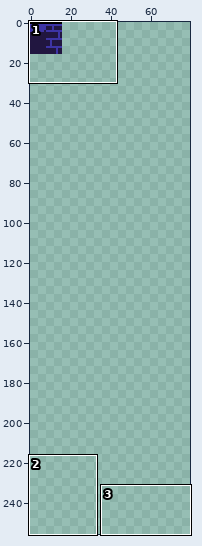
A pixel-art file gets an edit: textures/tileset.ase. Above: a wide view before the commit, with the close-up outlined.
Close-up. Before:
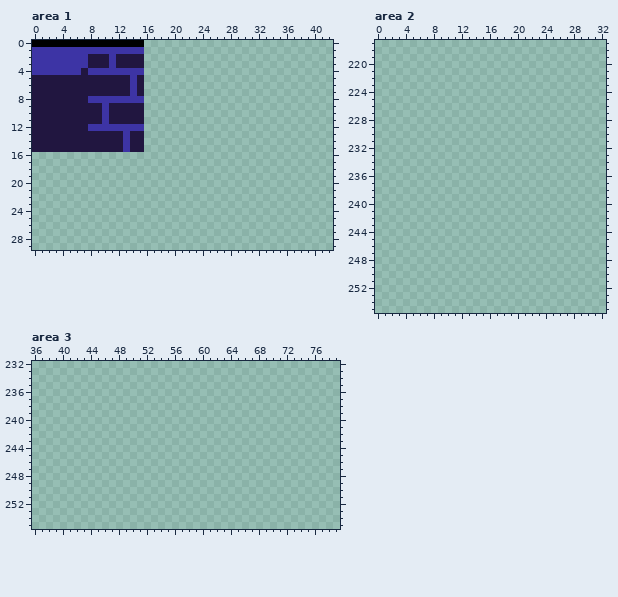
256x256 pixels, 1 frame. Shown: area 1: x 0..42, y 0..29; area 2: x 0..32, y 217..255; area 3: x 36..79, y 232..255. The wide view leaves out empty margins.
After the commit:
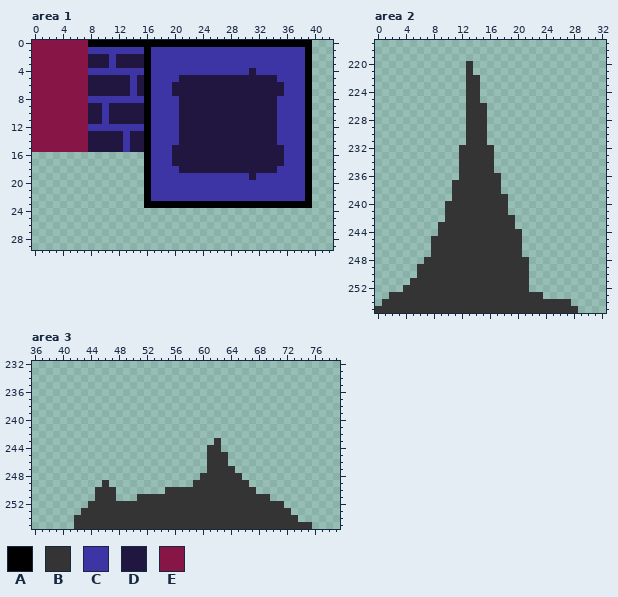
Palette (. is transparent): A #000000  B #343434  C #3d34a5  D #211640  E #871646
What changed:
Area 1:
y 0: x 0..7 AAAAAAAA -> EEEEEEEE; x 16..39 ........................ -> AAAAAAAAAAAAAAAAAAAAAAAA
y 1..3: x 0..7 CCCCCCCC -> EEEEEEEE; x 16..39 ........................ -> ACCCCCCCCCCCCCCCCCCCCCCA
y 4: x 0..7 CCCCCCCD -> EEEEEEEE; x 16..39 ........................ -> ACCCCCCCCCCCCCCDCCCCCCCA
y 5: x 0..7 DDDDDDDD -> EEEEEEEE; x 16..39 ........................ -> ACCCCDDDDDDDDDDDDDDCCCCA
y 6..7: x 0..7 DDDDDDDD -> EEEEEEEE; x 16..39 ........................ -> ACCCDDDDDDDDDDDDDDDDCCCA
y 8..14: x 0..7 DDDDDDDD -> EEEEEEEE; x 16..39 ........................ -> ACCCCDDDDDDDDDDDDDDCCCCA
y 15: x 0..7 DDDDDDDD -> EEEEEEEE; x 16..39 ........................ -> ACCCDDDDDDDDDDDDDDDDCCCA
y 16..17: x 16..39 ........................ -> ACCCDDDDDDDDDDDDDDDDCCCA
y 18: x 16..39 ........................ -> ACCCCDDDDDDDDDDDDDDCCCCA
y 19: x 16..39 ........................ -> ACCCCCCCCCCCCCCDCCCCCCCA
y 20..22: x 16..39 ........................ -> ACCCCCCCCCCCCCCCCCCCCCCA
y 23: x 16..39 ........................ -> AAAAAAAAAAAAAAAAAAAAAAAA
Area 2:
y 220..221: x 13 . -> B
y 222..225: x 13..14 .. -> BB
y 226..231: x 13..15 ... -> BBB
y 232..235: x 12..16 ..... -> BBBBB
y 236: x 12..17 ...... -> BBBBBB
y 237..238: x 11..17 ....... -> BBBBBBB
y 239: x 11..18 ........ -> BBBBBBBB
y 240..241: x 10..18 ......... -> BBBBBBBBB
y 242: x 10..19 .......... -> BBBBBBBBBB
y 243: x 9..19 ........... -> BBBBBBBBBBB
y 244: x 9..20 ............ -> BBBBBBBBBBBB
y 245..247: x 8..20 ............. -> BBBBBBBBBBBBB
y 248: x 7..21 ............... -> BBBBBBBBBBBBBBB
y 249..250: x 6..21 ................ -> BBBBBBBBBBBBBBBB
y 251: x 5..21 ................. -> BBBBBBBBBBBBBBBBB
y 252: x 4..21 .................. -> BBBBBBBBBBBBBBBBBB
y 253: x 2..23 ...................... -> BBBBBBBBBBBBBBBBBBBBBB
y 254: x 1..27 ........................... -> BBBBBBBBBBBBBBBBBBBBBBBBBBB
y 255: x 0..28 ............................. -> BBBBBBBBBBBBBBBBBBBBBBBBBBBBB
Area 3:
y 243: x 62 . -> B
y 244: x 61..62 .. -> BB
y 245..246: x 61..63 ... -> BBB
y 247: x 61..64 .... -> BBBB
y 248: x 60..65 ...... -> BBBBBB
y 249: x 46 . -> B; x 59..66 ........ -> BBBBBBBB
y 250: x 45..47 ... -> BBB; x 55..67 ............. -> BBBBBBBBBBBBB
y 251: x 45..47 ... -> BBB; x 51..69 ................... -> BBBBBBBBBBBBBBBBBBB
y 252: x 44..71 ............................ -> BBBBBBBBBBBBBBBBBBBBBBBBBBBB
y 253: x 43..72 .............................. -> BBBBBBBBBBBBBBBBBBBBBBBBBBBBBB
y 254: x 42..73 ................................ -> BBBBBBBBBBBBBBBBBBBBBBBBBBBBBBBB
y 255: x 42..75 .................................. -> BBBBBBBBBBBBBBBBBBBBBBBBBBBBBBBBBB
Pixel boxes of the changes (left, top, right, bottom) in both close-ups:
changed: (32, 40, 88, 152)
added: (144, 40, 312, 208)
added: (375, 61, 578, 313)
added: (74, 438, 312, 529)
